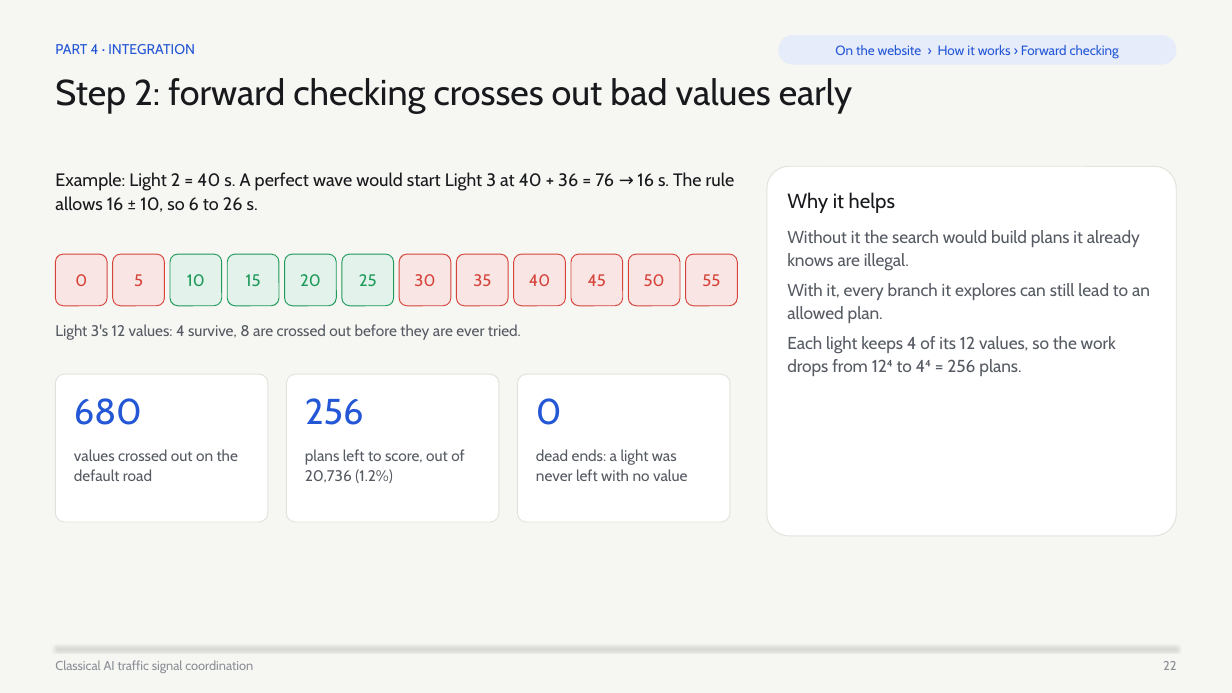
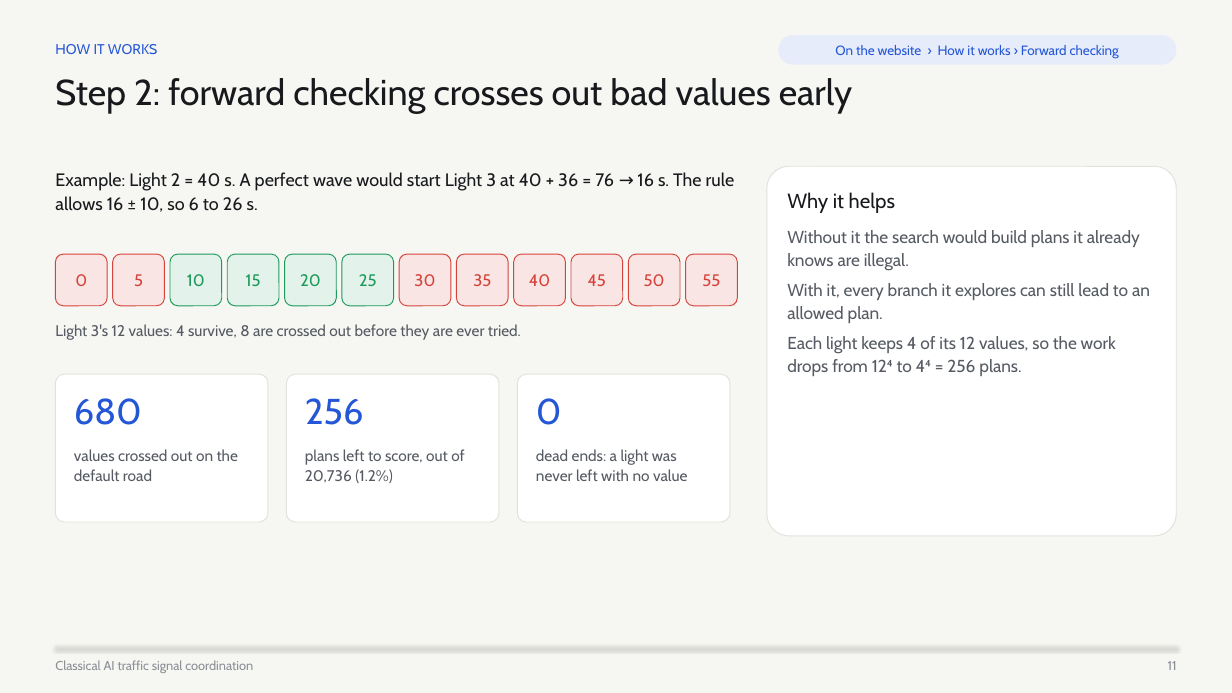
Before and after one commit to vyeos/fai-project, a slide deck: slide 11 of deliverables/final_slides.pptx (slide 22 before the commit). Drawn at 1232x693 pixels with LibreOffice and Linux fonts; fonts in the diff are those of the drawing. Boxes give left, top, right and bottom in pixels: in the first picture for what was removed or moved away, otherwise in the second. Text is boxed around its words. In the diff, an @@ line names an element or a change of style, - is before the commit and + after.

```diff
--- a/deliverables/final_slides.pptx
+++ b/deliverables/final_slides.pptx
@@ text at (55, 44, 157, 54): text changed @@
-PART 4 · INTEGRATION
+HOW IT WORKS
@@ text at (1168, 661, 1177, 670): text changed @@
-22
+11
```
Also in this commit, not shown: 13 other slides changed, 1 slide added, 19 slides removed, 3 other files.
